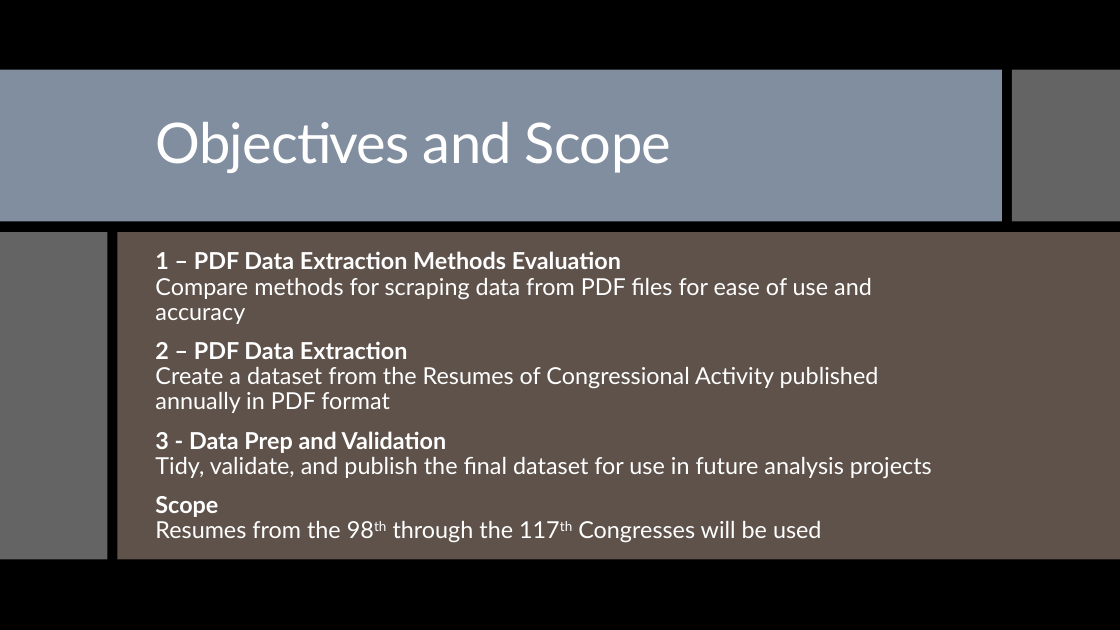
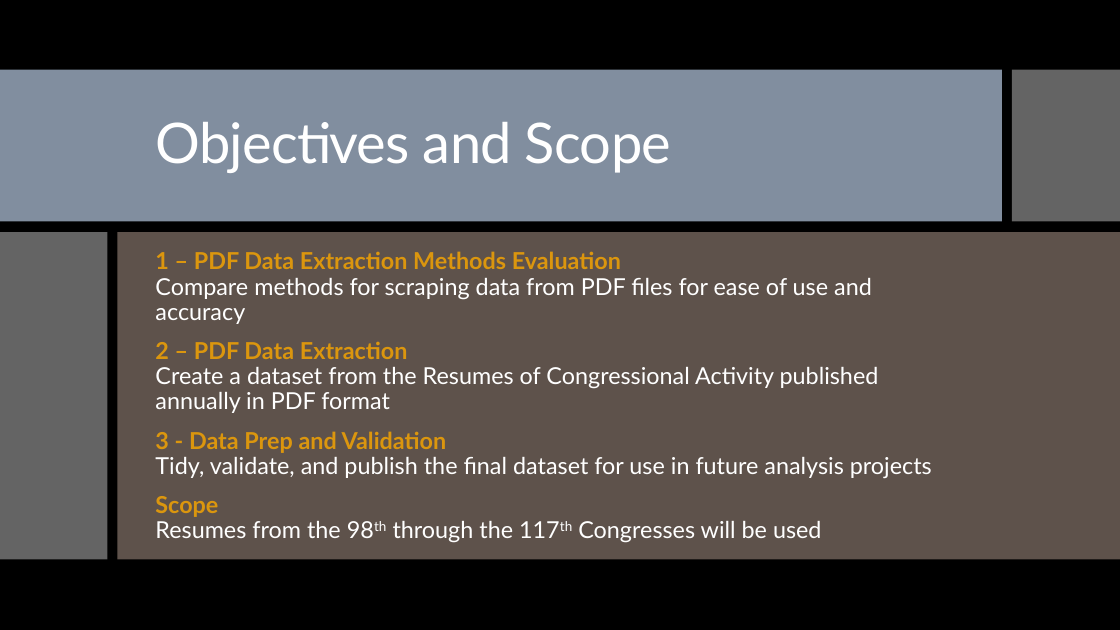
Before and after one commit to tamimcm416/congressional_data_scrape, a slide deck: slide 4 of Data Scrape and Validation Presentation.pptx. Drawn at 1120x630 pixels with LibreOffice and Linux fonts; fonts in the diff are those of the drawing. Boxes give left, top, right and bottom in pixels: in the first picture for what was removed or moved away, otherwise in the second. Text is boxed around its words. In the diff, an @@ line names an element or a change of style, - is before the commit and + after.

```diff
--- a/Data Scrape and Validation Presentation.pptx
+++ b/Data Scrape and Validation Presentation.pptx
@@ text at [155,251,621,517]: text colour #FFFFFF to #DB960E in "1 – PDF Data Extraction Methods Evaluation", "2 – PDF Data Extraction", "3 - Data Prep and Validation", "Scope" @@
```
Also in this commit, not shown: 4 other slides changed, 4 slides added.
